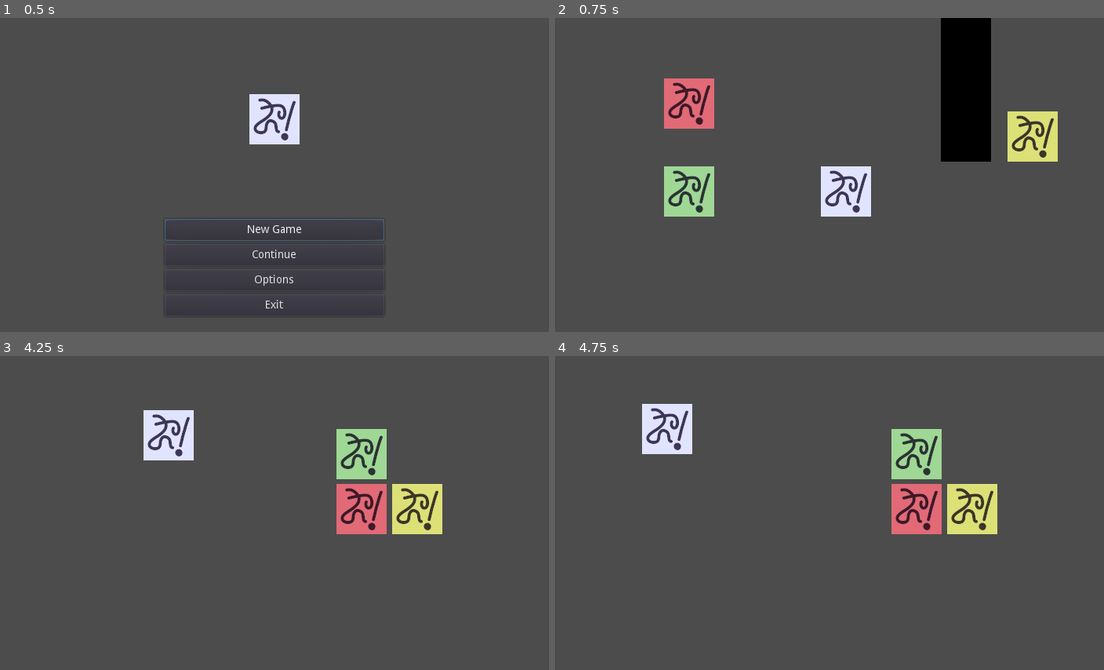
Above: before the commit, frames 1-4 (two rows, left to right).
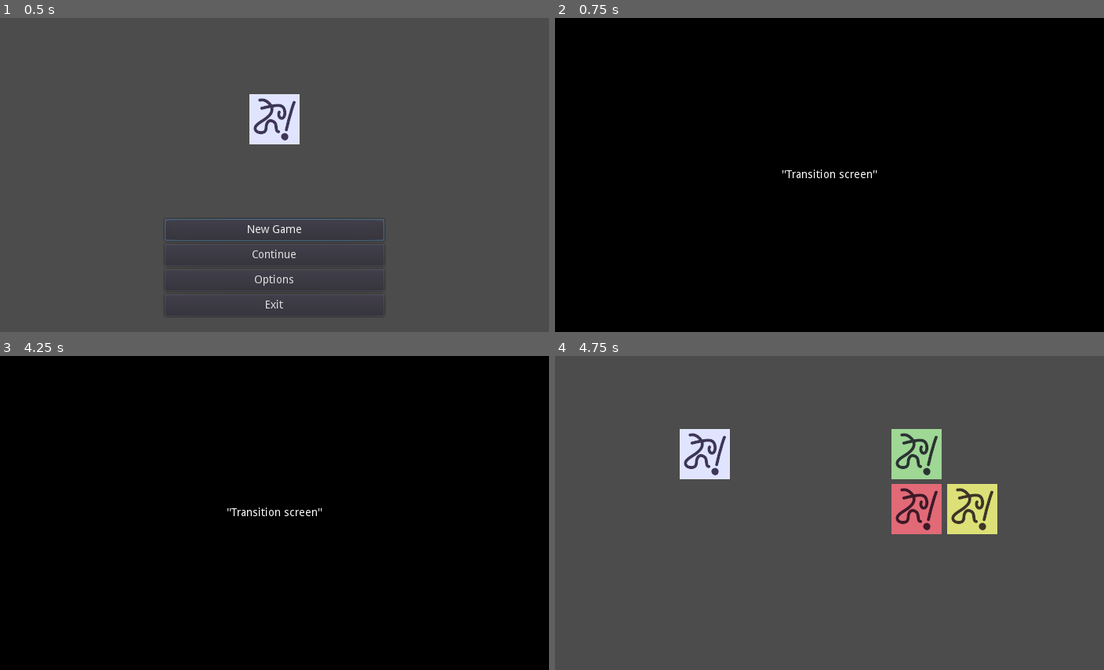
Above: after the commit, the same moments.

Repository: Kapendev/volta
Game: Godot game, scene res://src/scenes/Main.tscn
The game is run twice, just before and just after one commit, with the same random seed, the same clock (stepped at 60 frames per second) and the same inputs.
Inputs:
- Up to frame 1 (0.5 s): no input
- Up to frame 2 (0.75 s): click "New Game" at 0.5 s
- Up to frame 3 (4.25 s): tap Enter (ui_accept) at 1.25, 2.1, 2.27, 2.57, 3.6, 3.77, 4.07 s; hold Right (ui_right) 1.28-2.03 s; hold Enter (ui_accept) 1.28-2.03 s; hold Down (ui_down) 2.03-2.78 s; hold Right (ui_right) 2.78-3.53 s; hold Enter (ui_accept) 2.78-3.53 s; hold Up (ui_up) from 3.53 s (still down)
- Up to frame 4 (4.75 s): release Up (ui_up) at 4.28 s; hold Left (ui_left) from 4.28 s (still down); hold Enter (ui_accept) from 4.28 s (still down)

Frame 1 is identical in both runs. In frame 2, 96% of the frame differs, in the area x 0-100%, y 0-100%; in frame 3, 100%; in frame 4, 2.1%.

Commit message:
Game.gd: no resources allowed

Diff:
--- a/project.godot
+++ b/project.godot
@@ -13,11 +13,6 @@
 "class": "Event",
 "language": "GDScript",
 "path": "res://src/nodes/Event.gd"
-}, {
-"base": "RichTextEffect",
-"class": "FadeInEffect",
-"language": "GDScript",
-"path": "res://src/resources/FadeInEffect.gd"
 }, {
 "base": "Event",
 "class": "PlayerEvent",
@@ -36,7 +31,6 @@
 } ]
 _global_script_class_icons={
 "Event": "",
-"FadeInEffect": "",
 "PlayerEvent": "",
 "SceneEvent": "",
 "TextEvent": ""
--- a/src/nodes/Event.gd
+++ b/src/nodes/Event.gd
@@ -6,7 +6,7 @@
 var is_moving := false
 export var move_speed := 160
 var current_move_speed := move_speed
-var last_move_direction = Vector2.RIGHT
+var last_move_direction := Vector2.RIGHT
 
 var hitbox: Area2D setget set_hitbox
 var hitbox_offset := 0
--- a/src/nodes/SceneEvent.gd
+++ b/src/nodes/SceneEvent.gd
@@ -5,4 +5,5 @@
 
 func react() -> void:
 	if scene:
+		Game.show_rect(0.5)
 		Game.change_scene(scene)
--- a/src/resources/FadeInEffect.gd
+++ /dev/null
@@ -1,18 +0,0 @@
-tool
-class_name FadeInEffect
-extends RichTextEffect
-
-# TODO: not wat i want
-
-var bbcode := "fadein"
-var a = 0.0
-
-func _process_custom_fx(char_fx):
-	if char_fx.absolute_index == 0:
-		_update()
-	char_fx.color.a = a
-	return true
-
-func _update():
-	if a < 1:
-		a += 0.01
--- a/src/scenes/Main.gd
+++ b/src/scenes/Main.gd
@@ -7,6 +7,7 @@
 	Game.show_menu(["New Game", "Continue", "Options", "Exit"], BoxContainer.ALIGN_END)
 
 func _on_menu_pressed(index: int) -> void:
+	Game.show_rect(0.5)
 	match index:
 		StartMenu.NEW:
 			Game.change_scene("levels/TestLevel")
--- a/src/scenes/levels/TestLevel.tscn
+++ b/src/scenes/levels/TestLevel.tscn
@@ -44,7 +44,7 @@
 modulate = Color( 1, 0.462745, 0.462745, 1 )
 position = Vector2( 171, 109 )
 script = ExtResource( 4 )
-text_array = PoolStringArray( "Hello world.", "This is me.", "The Textbox event.", "Nice to meet you.", "Thanks for clicking me.", "I love you.", "Bye." )
+text_array = PoolStringArray( "Hello world.", "This is a big BIG line of text that is used to check how fast the text will appear on the screen.", "The Textbox event.", "Nice to meet you.", "Thanks for clicking me.", "I love you.", "Bye." )
 
 [node name="Sprite" type="Sprite" parent="TextEvent"]
 texture = ExtResource( 1 )
--- a/src/scenes/levels/TestLevel2.tscn
+++ b/src/scenes/levels/TestLevel2.tscn
@@ -33,7 +33,7 @@
 modulate = Color( 0.705882, 0.941176, 0.588235, 1 )
 position = Vector2( 461, 125 )
 script = ExtResource( 4 )
-text_array = PoolStringArray( "[fadein]My name is Green Mominpappa." )
+text_array = PoolStringArray( "[wave]My name is Green Mominpappa." )
 
 [node name="Sprite" type="Sprite" parent="Mominpappa"]
 texture = ExtResource( 1 )
--- a/src/scenes/ui/UI.tscn
+++ b/src/scenes/ui/UI.tscn
@@ -1,10 +1,16 @@
-[gd_scene load_steps=3 format=2]
+[gd_scene load_steps=4 format=2]
 
+[ext_resource path="res://src/scenes/ui/UIRect.tscn" type="PackedScene" id=1]
 [ext_resource path="res://src/scenes/ui/UITextbox.tscn" type="PackedScene" id=2]
 [ext_resource path="res://src/scenes/ui/UIMenu.tscn" type="PackedScene" id=3]
 
 [node name="UI" type="CanvasLayer"]
 
 [node name="UIMenu" parent="." instance=ExtResource( 3 )]
+visible = false
 
 [node name="UITextbox" parent="." instance=ExtResource( 2 )]
+visible = false
+
+[node name="UIRect" parent="." instance=ExtResource( 1 )]
+visible = false
--- /dev/null
+++ b/src/scenes/ui/UIRect.tscn
@@ -0,0 +1,13 @@
+[gd_scene format=2]
+
+[node name="UIRect" type="ColorRect"]
+anchor_right = 1.0
+anchor_bottom = 1.0
+color = Color( 0, 0, 0, 1 )
+
+[node name="Label" type="Label" parent="."]
+anchor_right = 1.0
+anchor_bottom = 1.0
+text = "\"Transition screen\""
+align = 1
+valign = 1
--- a/src/scenes/ui/UITextbox.tscn
+++ b/src/scenes/ui/UITextbox.tscn
@@ -1,9 +1,4 @@
-[gd_scene load_steps=3 format=2]
-
-[ext_resource path="res://src/resources/FadeInEffect.gd" type="Script" id=1]
-
-[sub_resource type="RichTextEffect" id=1]
-script = ExtResource( 1 )
+[gd_scene format=2]
 
 [node name="UITextbox" type="VBoxContainer"]
 anchor_left = 0.3
@@ -29,9 +24,8 @@
 bbcode_text = "[wave]Hello me dude.
 This is the textbox.
 Yes!
-Yes!!!"
+Yes!!![/wave]"
 text = "Hello me dude.
 This is the textbox.
 Yes!
 Yes!!!"
-custom_effects = [ SubResource( 1 ) ]
--- a/src/singletons/Game.gd
+++ b/src/singletons/Game.gd
@@ -12,15 +12,19 @@
 var state := 0
 var state_args: PoolStringArray
 
+var textbox_speed := 32
+
 var menu: VBoxContainer
 var textbox: VBoxContainer
 var textbox_label: RichTextLabel
+var rect: ColorRect
 
 func _ready() -> void:
 	add_child(load("res://src/scenes/ui/UI.tscn").instance())
 	menu = get_node("UI/UIMenu")
 	textbox = get_node("UI/UITextbox")
 	textbox_label = get_node("UI/UITextbox/Panel/Label")
+	rect = get_node("UI/UIRect")
 	set_state(States.NOTHING)
 	set_pause_mode(Node.PAUSE_MODE_PROCESS)
 	hide_all()
@@ -28,16 +32,32 @@
 func _input(event: InputEvent) -> void:
 	match state:
 		States.TEXTBOX:
-			_state_textbox(event)
+			_state_input_textbox(event)
 
-func _state_textbox(event: InputEvent) -> void:
+func _process(delta: float) -> void:
+	match state:
+		States.TEXTBOX:
+			_state_process_textbox(delta)
+
+func _state_input_textbox(event: InputEvent) -> void:
 	if event.is_action_pressed("ui_accept"):
-		if count < len(state_args):
-			textbox_label.set_bbcode(state_args[count])
-			count += 1
+		if textbox_label.percent_visible == 1.0:
+			if count < len(state_args):
+				textbox_label.set_bbcode(state_args[count])
+				textbox_label.percent_visible = 0.0
+				count += 1
+			else:
+				hide_textbox()
+				set_state(States.NOTHING)
 		else:
-			hide_textbox()
-			set_state(States.NOTHING)
+			textbox_label.percent_visible = 1.0
+
+func _state_process_textbox(delta: float) -> void:
+	if textbox_label.percent_visible < 1.0:
+		textbox_label.percent_visible += \
+		1.0 / textbox_label.get_total_character_count() * textbox_speed * delta
+	elif textbox_label.percent_visible > 1.0:
+		textbox_label.percent_visible = 1.0
 
 func _on_menu_button_pressed(index: int) -> void:
 	unpause()
@@ -67,6 +87,7 @@
 	else:
 		unpause()
 	set_process_input(state != States.NOTHING)
+	set_process(is_processing_input())
 
 func show_menu(args: PoolStringArray, alignment := BoxContainer.ALIGN_CENTER) -> void:
 	if args:
@@ -92,6 +113,7 @@
 		textbox.show()
 		textbox.set_alignment(alignment)
 		textbox_label.set_bbcode(state_args[count])
+		textbox_label.percent_visible = 0.0
 		count += 1
 
 func append_textbox(text: String) -> void:
@@ -101,6 +123,18 @@
 	emit_signal("textbox_hidden")
 	textbox.hide()
 
+func show_rect(time := 0.0) -> void:
+	rect.show()
+	if time > 0.0:
+		pause()
+		yield(get_tree().create_timer(time), "timeout")
+		unpause()
+		rect.hide()
+
+func hide_rect() -> void:
+	rect.hide()
+
 func hide_all() -> void:
 	hide_menu()
 	hide_textbox()
+	hide_rect()
